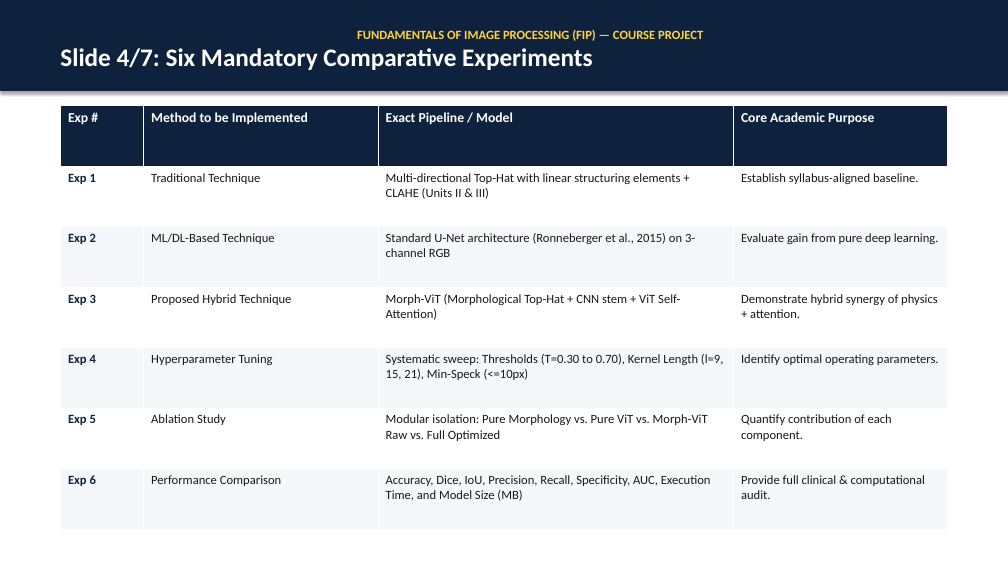
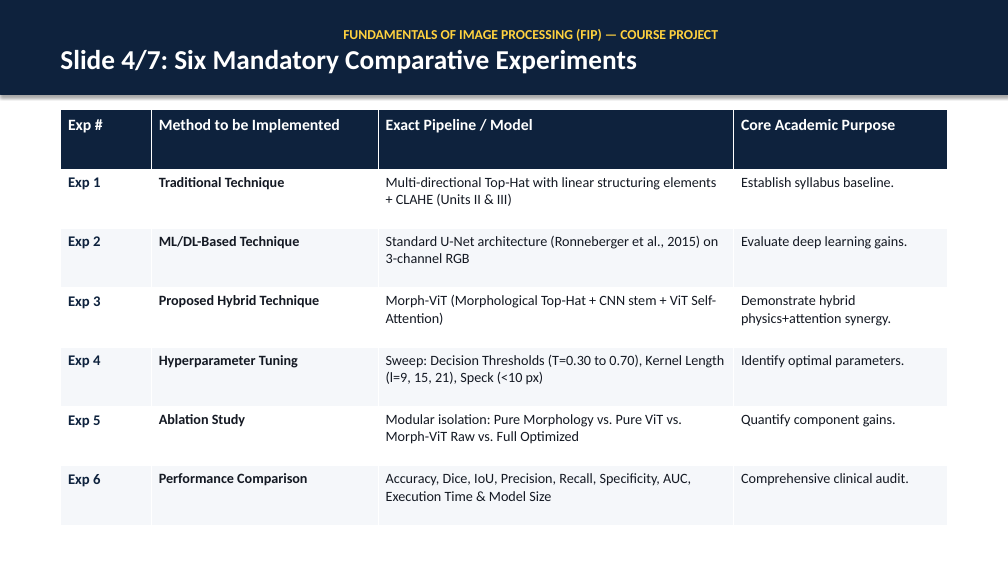
Before and after one commit to pavanpoojary348/retinal-vessel-segmentation, a slide deck: slide 5 of presentation.pptx. Drawn at 1008x567 pixels with LibreOffice and Linux fonts; fonts in the diff are those of the drawing. Boxes give left, top, right and bottom in pixels: in the first picture for what was removed or moved away, otherwise in the second. Text is boxed around its words. In the diff, an @@ line names an element or a change of style, - is before the commit and + after.

Commit message:
style: boost font sizes across all slides (13pt-32pt) for high readability

```diff
--- a/presentation.pptx
+++ b/presentation.pptx
@@ rectangle "FUNDAMENTALS OF IMAGE PROCESSING (FIP) ...": place and size @@
-rectangle "FUNDAMENTALS OF IMAGE PROCESSING (FIP) ..." at [0,0,1008,91]
+rectangle "FUNDAMENTALS OF IMAGE PROCESSING (FIP) ..." at [0,0,1008,95]
@@ rectangle "FUNDAMENTALS OF IMAGE PROCESSING (FIP) ..." at [0,0,1008,95]: size 12 to 13 pt in "FUNDAMENTALS OF IMAGE PROCESSING (FIP) — COURSE ..."; size 24 to 26 pt in "Slide 4/7: Six Mandatory Comparative Experiments" @@
@@ table at [60,110,948,526] @@
-row 2, column 4: Establish syllabus-aligned baseline.
+row 2, column 4: Establish syllabus baseline.
-row 3, column 4: Evaluate gain from pure deep learning.
+row 3, column 4: Evaluate deep learning gains.
-row 4, column 4: Demonstrate hybrid synergy of physics + attention.
+row 4, column 4: Demonstrate hybrid physics+attention synergy.
-row 5, column 3: Systematic sweep: Thresholds (T=0.30 to 0.70), Kernel Length (l=9, 15, 21), Min-Speck (<=10px)
+row 5, column 3: Sweep: Decision Thresholds (T=0.30 to 0.70), Kernel Length (l=9, 15, 21), Speck (<10 px)
-row 5, column 4: Identify optimal operating parameters.
+row 5, column 4: Identify optimal parameters.
-row 6, column 4: Quantify contribution of each component.
+row 6, column 4: Quantify component gains.
-row 7, column 3: Accuracy, Dice, IoU, Precision, Recall, Specificity, AUC, Execution Time, and Model Size (MB)
+row 7, column 3: Accuracy, Dice, IoU, Precision, Recall, Specificity, AUC, Execution Time & Model Size
-row 7, column 4: Provide full clinical & computational audit.
+row 7, column 4: Comprehensive clinical audit.
@@ size 13 to 15 pt in "Exp #", "Method to be Implemented", "Exact Pipeline / Model", "Core Academic Purpose" @@
@@ size 12 to 14 pt in "Exp 1", "Exp 2", "Exp 3", "Exp 4" and 2 more places @@
@@ size 12 to 13.5 pt, text colour #191919 to #141923 in "Traditional Technique", "Multi-directional Top-Hat with linear structuring elements + ...", "ML/DL-Based Technique", "Standard U-Net architecture (Ronneberger et al., 2015) ..." and 6 more places @@
@@ bold on in "Traditional Technique", "ML/DL-Based Technique", "Proposed Hybrid Technique", "Hyperparameter Tuning" and 2 more places @@
@@ table: place and size @@
-table at [60,106,948,529]
+table at [60,110,948,526]
```
Also in this commit, not shown: 6 other slides changed, 1 other file.
